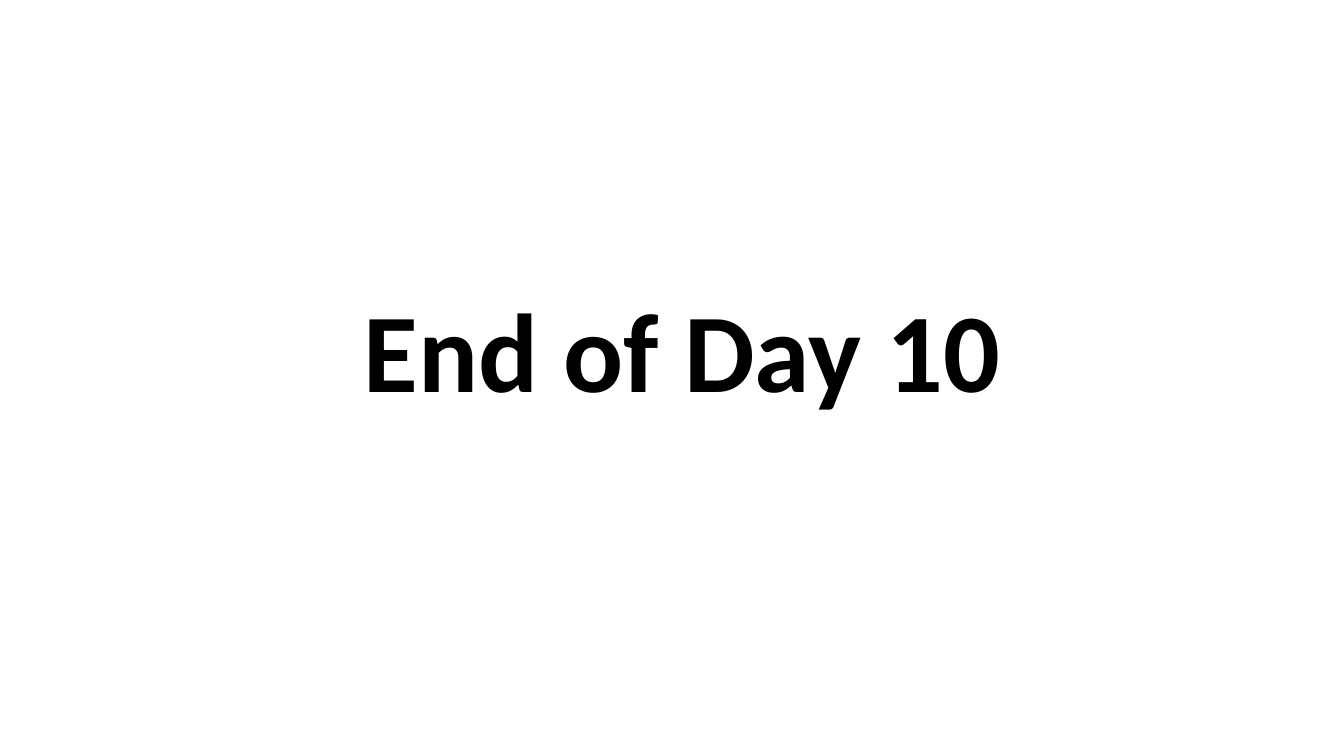
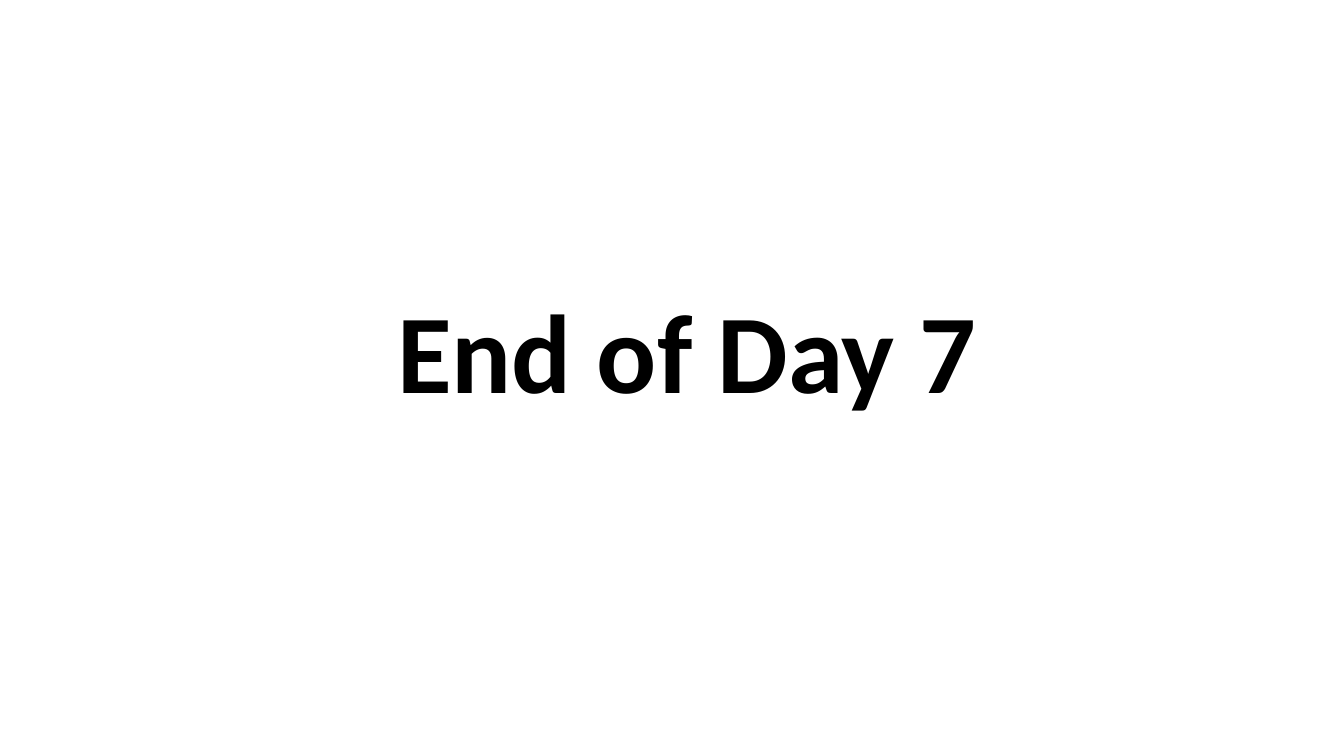
Before and after one commit to soyuztechnologies/Allianz_SAC_Training, a slide deck: slide 21 of day 8/SAC_Training Day 8.pptx (slide 11 before the commit). Drawn at 1344x756 pixels with LibreOffice and Linux fonts; fonts in the diff are those of the drawing. Boxes give left, top, right and bottom in pixels: in the first picture for what was removed or moved away, otherwise in the second. Text is boxed around its words. In the diff, an @@ line names an element or a change of style, - is before the commit and + after.

```diff
--- a/day 8/SAC_Training Day 8.pptx
+++ b/day 8/SAC_Training Day 8.pptx
@@ text at [397, 314, 977, 411]: text changed @@
-End of Day 10
+End of Day 7
```
Also in this commit, not shown: 4 other slides changed, 16 slides added, 7 slides removed, 20 other files.
